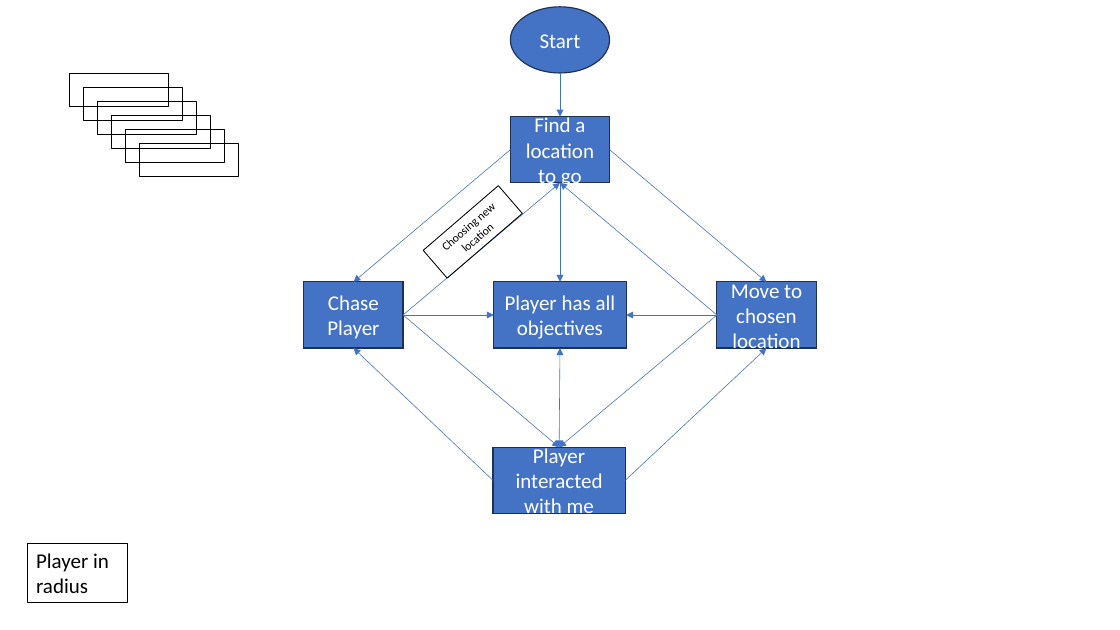
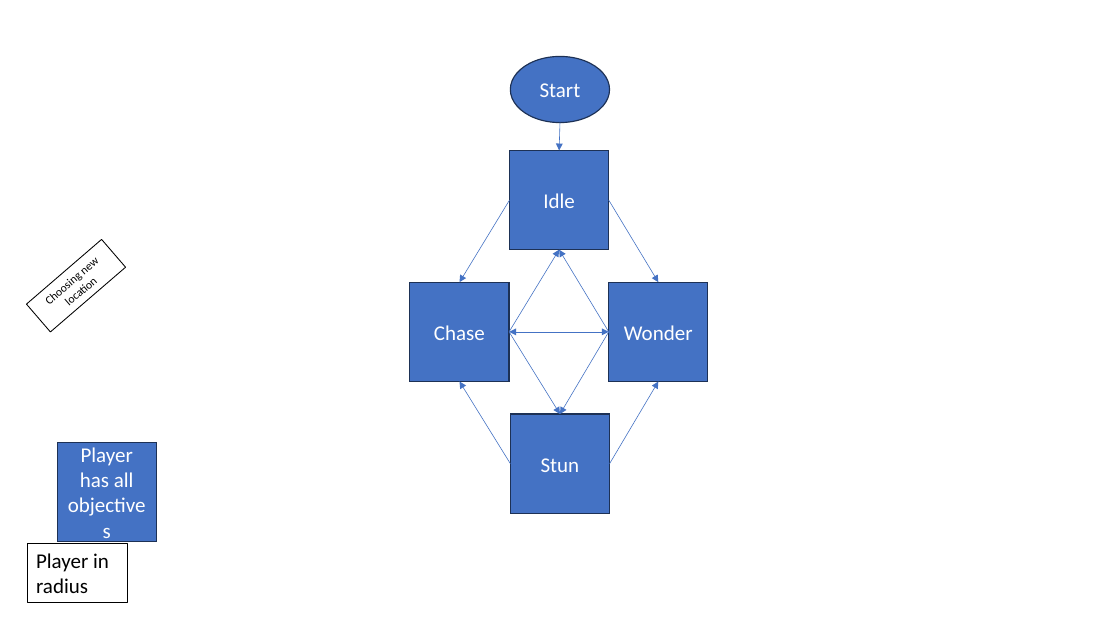
Before and after one commit to Stampard0/Assessments, a slide deck: slide 2 of Informational Technology (Game Design)/Part 2 Redo/Cluster 3D game development/AT03/AI Behaviour Chart.pptx. Drawn at 1120x630 pixels with LibreOffice and Linux fonts; fonts in the diff are those of the drawing. Boxes give left, top, right and bottom in pixels: in the first picture for what was removed or moved away, otherwise in the second. Text is boxed around its words. In the diff, an @@ line names an element or a change of style, - is before the commit and + after.

```diff
--- a/Informational Technology (Game Design)/Part 2 Redo/Cluster 3D game development/AT03/AI Behaviour Chart.pptx
+++ b/Informational Technology (Game Design)/Part 2 Redo/Cluster 3D game development/AT03/AI Behaviour Chart.pptx
@@ ellipse "Start": place and size @@
-ellipse "Start" at [511, 7, 610, 73]
+ellipse "Start" at [511, 56, 610, 123]
@@ rectangle removed at [70, 73, 169, 107] @@
@@ rectangle removed at [84, 87, 183, 121] @@
@@ rectangle removed at [97, 101, 197, 134] @@
@@ rectangle removed at [112, 115, 211, 149] @@
@@ rectangle removed at [126, 129, 225, 163] @@
@@ rectangle removed at [139, 143, 239, 176] @@
@@ arrow moved from (560, 73) - (560, 117) to (560, 123) - (560, 150) @@
@@ rectangle "Idle": place and size @@
-rectangle "Idle" at [511, 117, 610, 183]
+rectangle "Idle" at [510, 150, 609, 250]
@@ arrow moved from (511, 150) - (354, 282) to (510, 200) - (460, 282) @@
@@ text in rectangle at [543, 193, 575, 208]: text changed @@
-Find a location to go
+Idle
@@ arrow removed from (560, 183) to (560, 282) @@
@@ arrow moved from (610, 150) - (767, 282) to (609, 200) - (659, 282) @@
@@ rectangle "Choosing new location": place and size @@
-rectangle "Choosing new location" at [423, 186, 523, 278]
+rectangle "Choosing new location" at [26, 239, 125, 332]
@@ arrow moved from (403, 315) - (560, 183) to (509, 332) - (560, 250) @@
@@ arrow moved from (717, 315) - (560, 183) to (609, 332) - (560, 250) @@
@@ rectangle "Chase": place and size @@
-rectangle "Chase" at [304, 282, 403, 349]
+rectangle "Chase" at [410, 282, 509, 381]
@@ rectangle "Wonder": place and size @@
-rectangle "Wonder" at [717, 282, 816, 349]
+rectangle "Wonder" at [609, 282, 708, 381]
@@ text in rectangle at [434, 325, 485, 340]: text changed @@
-Chase Player
+Chase
@@ text in rectangle at [624, 325, 693, 340]: text changed @@
-Move to chosen location
+Wonder
@@ arrow removed from (717, 315) to (626, 315) @@
@@ arrow moved from (403, 315) - (560, 447) to (509, 332) - (560, 414) @@
@@ arrow moved from (403, 315) - (494, 315) to (509, 332) - (609, 332) @@
@@ arrow (509, 332) - (609, 332): arrow to double arrow @@
@@ arrow moved from (717, 315) - (560, 447) to (609, 332) - (560, 414) @@
@@ double arrow removed from (560, 348) to (560, 447) @@
@@ arrow moved from (493, 481) - (354, 348) to (511, 464) - (460, 381) @@
@@ arrow moved from (625, 481) - (767, 348) to (610, 464) - (659, 381) @@
@@ rectangle "Stun": place and size @@
-rectangle "Stun" at [493, 447, 625, 513]
+rectangle "Stun" at [511, 414, 610, 513]
@@ rectangle "Player has all objectives": place and size @@
-rectangle "Player has all objectives" at [494, 282, 626, 349]
+rectangle "Player has all objectives" at [57, 442, 156, 541]
@@ text in rectangle at [541, 458, 580, 472]: text changed @@
-Player interacted with me
+Stun
```
Also in this commit, not shown: 2 other files.
